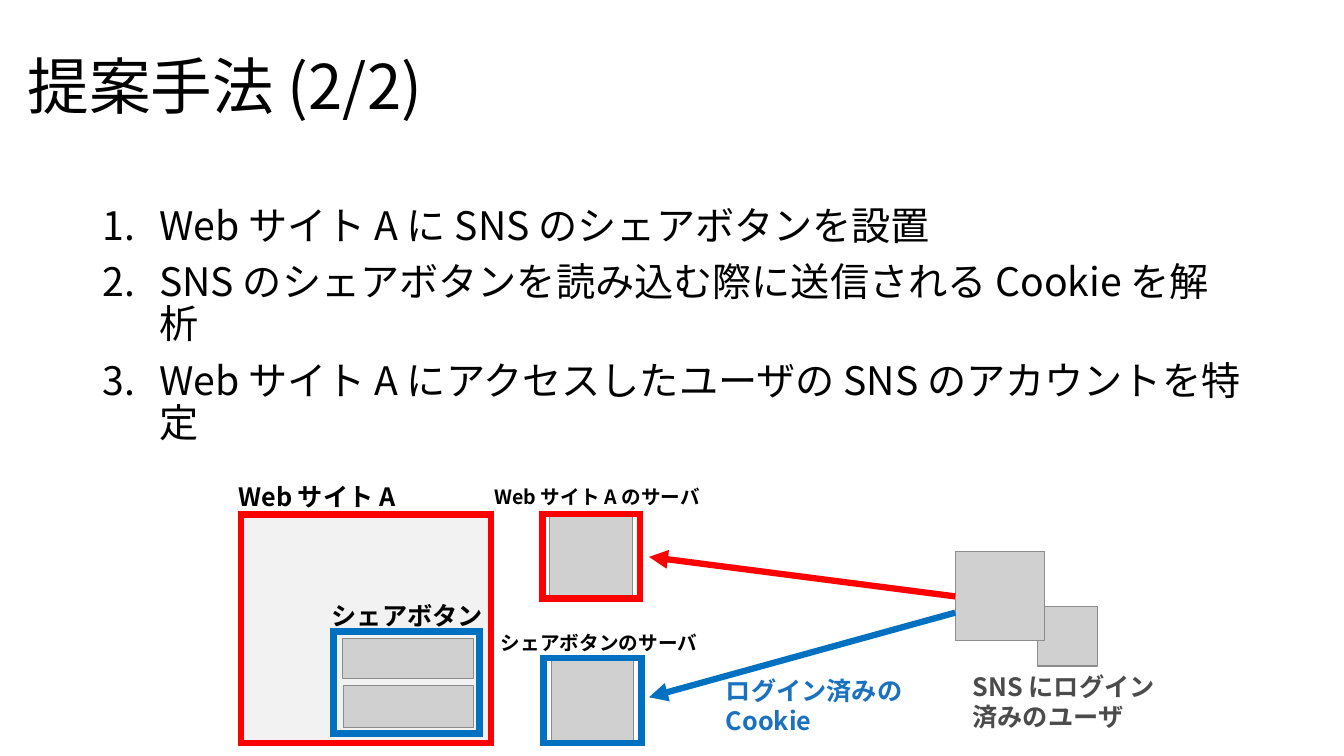
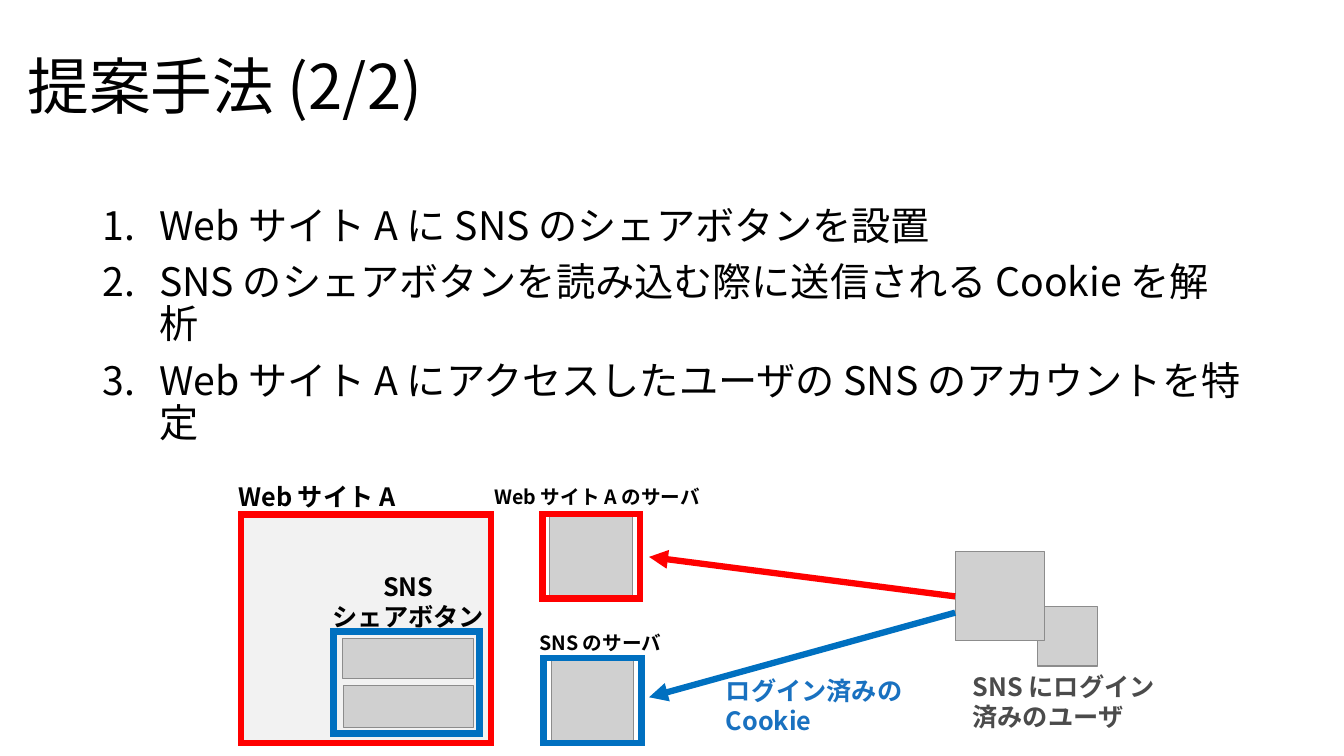
Before and after one commit to noraworld/graduation-thesis, a slide deck: slide 6 of presentation_slides.pptx. Drawn at 1344x756 pixels with LibreOffice and Linux fonts; fonts in the diff are those of the drawing; grey boxes stand for pictures. Boxes give left, top, right and bottom in pixels: in the first picture for what was removed or moved away, otherwise in the second. Text is boxed around its words. In the diff, an @@ line names an element or a change of style, - is before the commit and + after.

```diff
--- a/presentation_slides.pptx
+++ b/presentation_slides.pptx
@@ text "SNS": place and size @@
-text "SNS" at (332, 604, 483, 631)
+text "SNS" at (333, 577, 484, 632)
@@ text at (383, 577, 433, 597): paragraph added @@
+SNS
@@ text at (333, 605, 484, 632): alignment left to centre @@
@@ text at (539, 633, 661, 651): text changed @@
-シェアボタンのサーバ
+SNS のサーバ
```
Also in this commit, not shown: 6 other slides changed.
